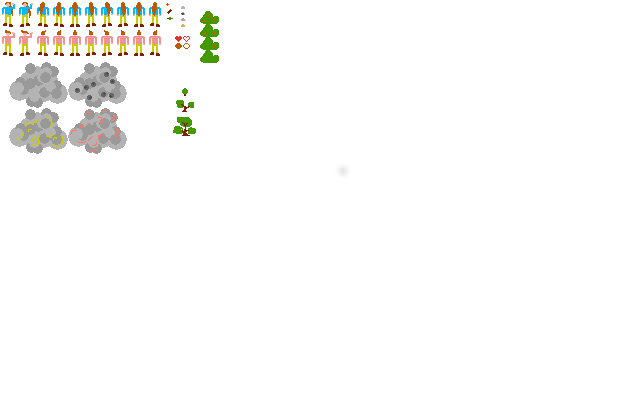
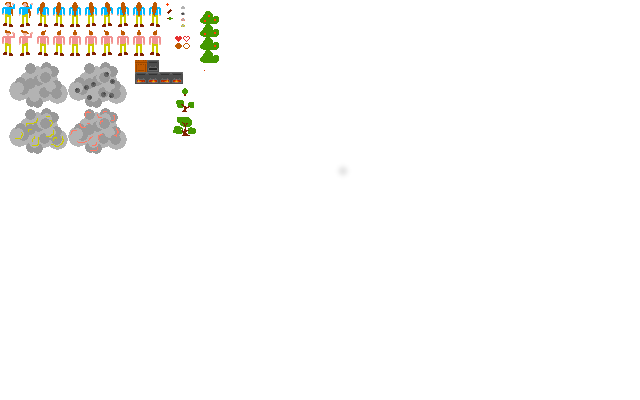
Two versions of the same layered image (w=640, h=400). Layer-by-layer changes:
painted on "Hintergrund" over [left=135, top=60, right=205, bottom=84]
